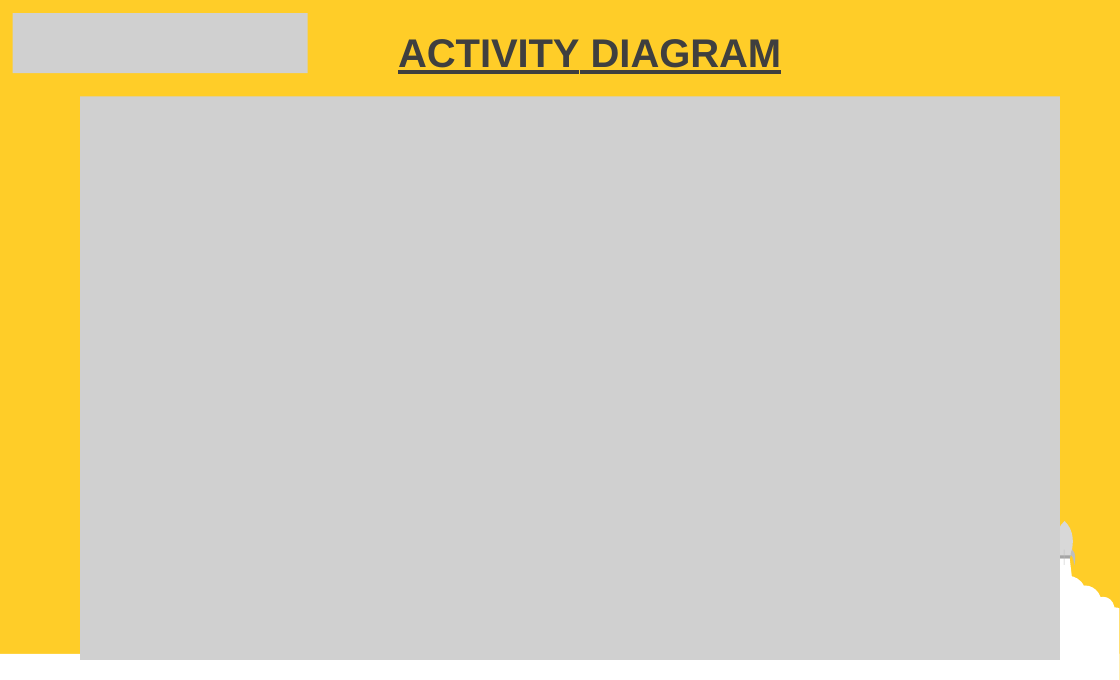
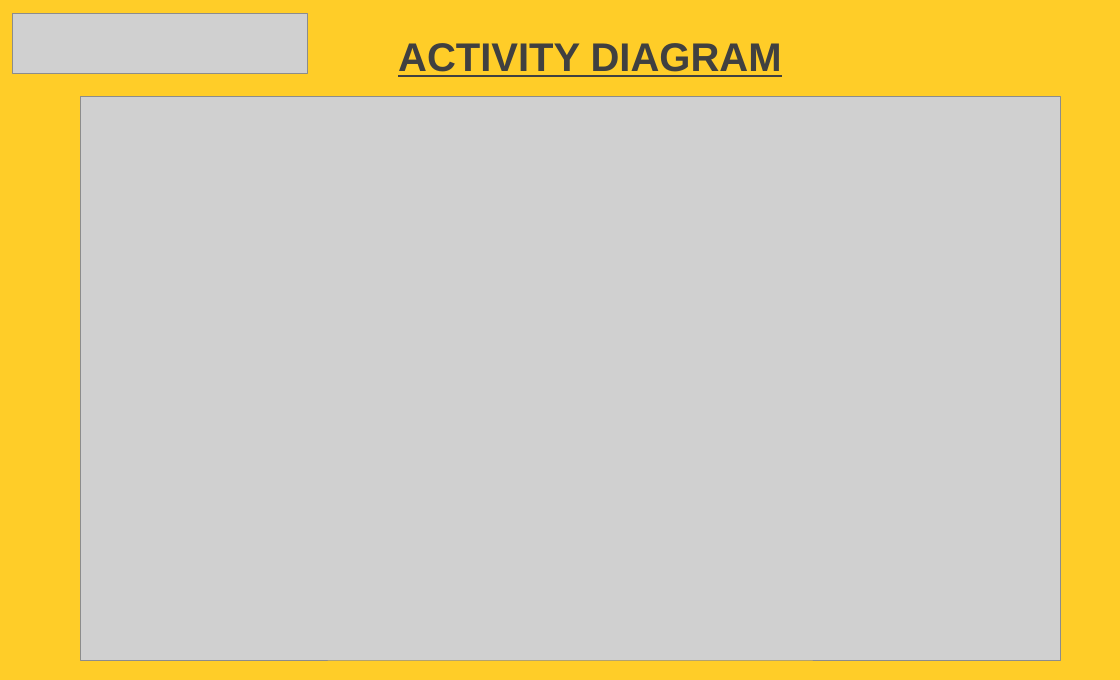
Before and after one commit to jakshayraj/Gateway-Assignments, a slide deck: slide 15 of DIGIGARAGE.pptx. Drawn at 1120x680 pixels with LibreOffice and Linux fonts; fonts in the diff are those of the drawing; grey boxes stand for pictures; background and template pictures are left out. Boxes give left, top, right and bottom in pixels: in the first picture for what was removed or moved away, otherwise in the second. Text is boxed around its words. In the diff, an @@ line names an element or a change of style, - is before the commit and + after.

```diff
--- a/DIGIGARAGE.pptx
+++ b/DIGIGARAGE.pptx
@@ freeform shape removed at box(0, 0, 1120, 654) @@
@@ text "ACTIVITY DIAGRAM" at box(398, 43, 782, 77): text colour #3F3F3F to #404040, letter spacing -0.1 to 0 pt; alignment left to centre; indent changed; less space between paragraphs @@
@@ group removed at box(0, 521, 1120, 680): 4 freeform shapes @@
```
Also in this commit, not shown: 13 other slides changed.
